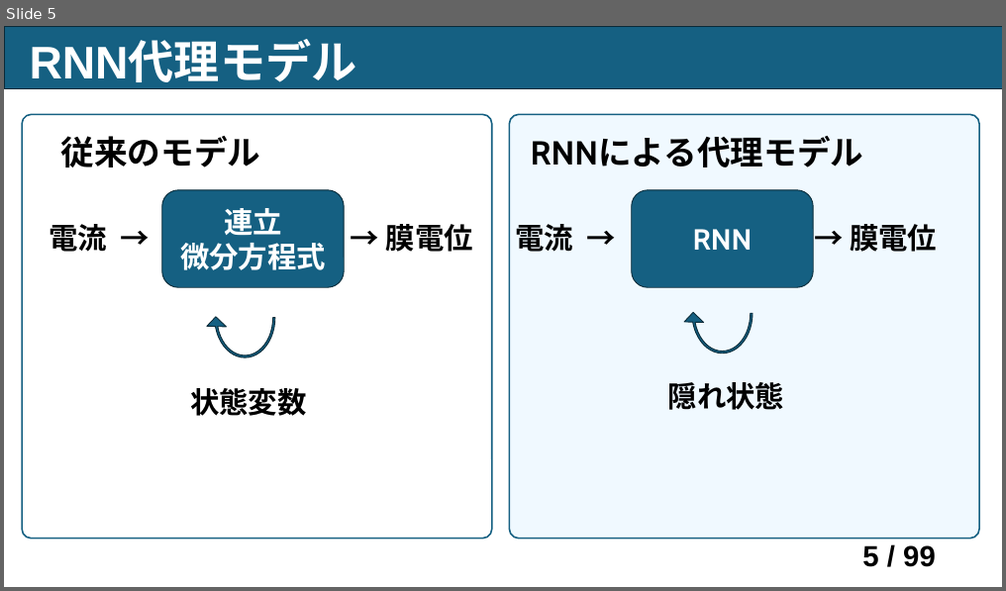
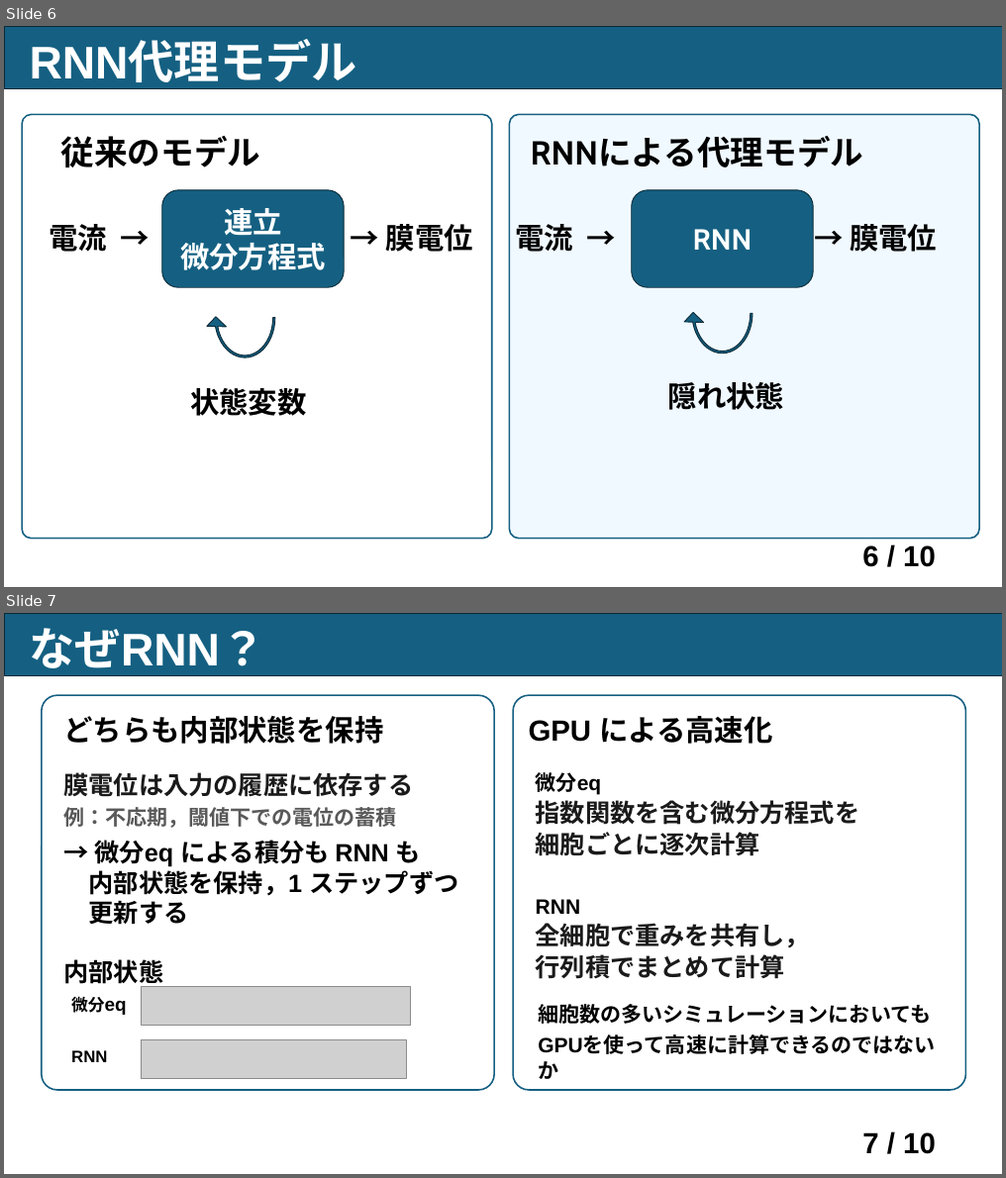
Before and after one commit to bcl-group/2703-yamashita-bashelor-thesis, a slide deck: 卒論/卒論スライド.pptx. Shown one above the other, each under a label of ours: slide 5 before the commit, slides 6 and 7 after it. The pictures are 1006x591 and 1006x1178 pixels, drawn with LibreOffice and Linux fonts; fonts in the diff are those of the drawing; grey boxes stand for pictures. Boxes give left, top, right and bottom in pixels: in the first picture for what was removed or moved away, otherwise in the second. Text is boxed around its words. In the diff, an @@ line names an element or a change of style, - is before the commit and + after.

```diff
--- a/卒論/卒論スライド.pptx
+++ b/卒論/卒論スライド.pptx
@@ slide 7 added at (x1=4, y1=613, x2=1002, y2=1174), background #FFFFFF; not listed: 2 template elements that a slide beside it also shows @@
@@ title added at (x1=30, y1=628, x2=266, y2=677), 44 pt, text #FFFFFF, bold @@
+なぜRNN？
@@ rounded rectangle added at (x1=42, y1=695, x2=494, y2=1090), fill #FFFFFF, outline #156082 1.5 pt @@
@@ rounded rectangle added at (x1=513, y1=695, x2=966, y2=1090), outline #156082 1.5 pt @@
@@ text added at (x1=63, y1=716, x2=383, y2=744), 28 pt, text #000000, bold @@
+どちらも内部状態を保持
@@ text added at (x1=529, y1=716, x2=772, y2=744), 28 pt, text #000000, bold @@
+GPU による高速化
@@ text added at (x1=63, y1=772, x2=413, y2=828), 20 pt, text #595959, bold @@
+膜電位は入力の履歴に依存する
+例：不応期，閾値下での電位の蓄積
@@ text added at (x1=536, y1=772, x2=860, y2=979), 24 pt, text #1A1A1A, bold @@
+微分eq
+指数関数を含む微分方程式を
+細胞ごとに逐次計算
+RNN
+全細胞で重みを共有し，
+行列積でまとめて計算
@@ text added at (x1=63, y1=840, x2=458, y2=989), 24 pt, text #000000, bold @@
+→ 微分eq による積分も RNN も
+内部状態を保持，1 ステップずつ
+更新する
+内部状態
@@ text added at (x1=71, y1=996, x2=127, y2=1015), 16 pt, text #000000, bold @@
+微分eq
@@ picture added at (x1=141, y1=986, x2=411, y2=1026) @@
@@ text added at (x1=538, y1=1004, x2=931, y2=1024), 20 pt, text #000000, bold @@
+細胞数の多いシミュレーションにおいても
+GPUを使って高速に計算できるのではないか
@@ text added at (x1=71, y1=1051, x2=107, y2=1062), 16 pt, text #000000, bold @@
+RNN
@@ picture added at (x1=141, y1=1040, x2=406, y2=1078) @@
@@ what was slide 5 is now slide 6 @@
@@ page number at (x1=862, y1=546, x2=936, y2=568): text changed @@
-5 / 99
+6 / 10
```
Also in this commit, not shown: 5 slides changed, 2 other slides added, 2 slides removed, 17 other files.
